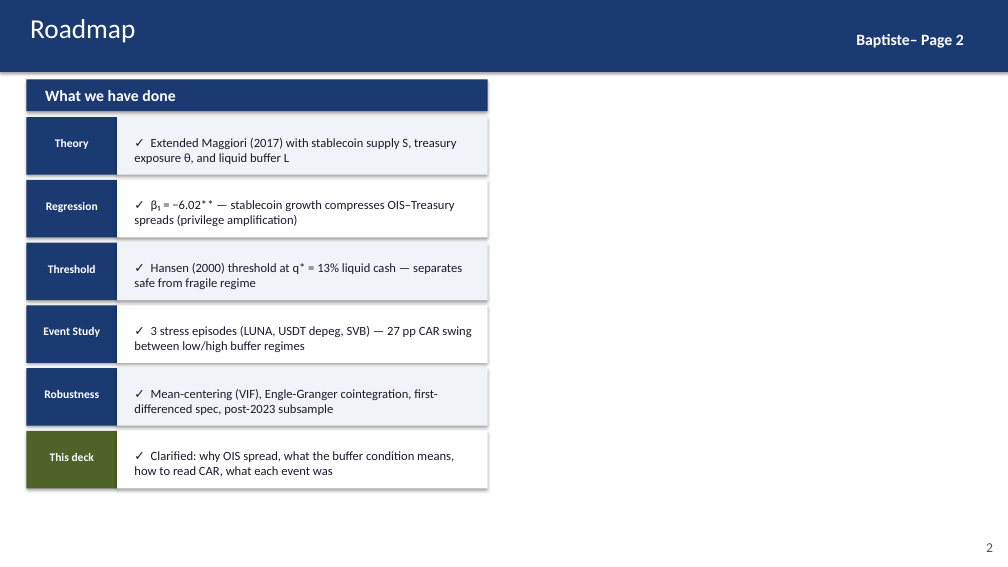
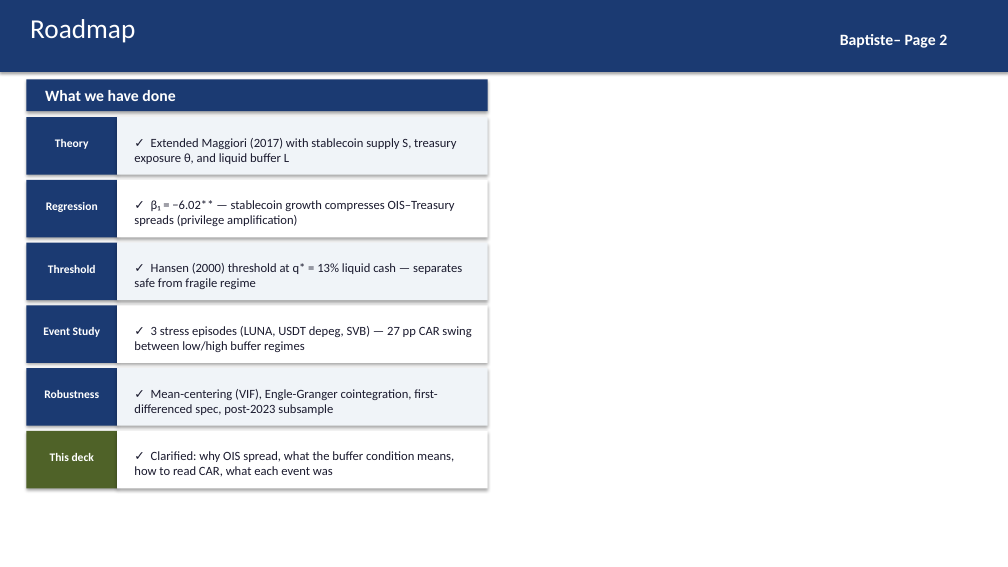
Before and after one commit to kimmireu0921/Stablecoins-and-the-Exorbitant-Privilege, a slide deck: slide 2 of presentations/0526_Stablecoin_Exorbitant_Privilege.pptx. Drawn at 1008x567 pixels with LibreOffice and Linux fonts; fonts in the diff are those of the drawing. Boxes give left, top, right and bottom in pixels: in the first picture for what was removed or moved away, otherwise in the second. Text is boxed around its words. In the diff, an @@ line names an element or a change of style, - is before the commit and + after.

```diff
--- a/presentations/0526_Stablecoin_Exorbitant_Privilege.pptx
+++ b/presentations/0526_Stablecoin_Exorbitant_Privilege.pptx
@@ text "Baptiste– Page 2": place and size @@
-text "Baptiste– Page 2" at (856, 34, 964, 48)
+text "Baptiste– Page 2" at (840, 34, 947, 48)
@@ text removed at (986, 543, 993, 552) @@
-2
```
Also in this commit, not shown: 3 other slides changed, 1 other file.
